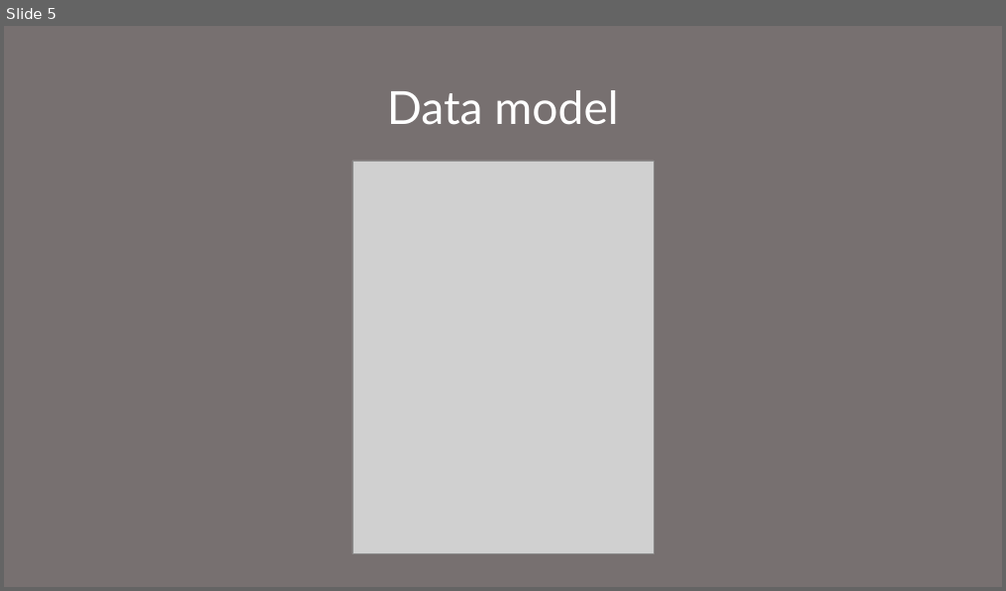
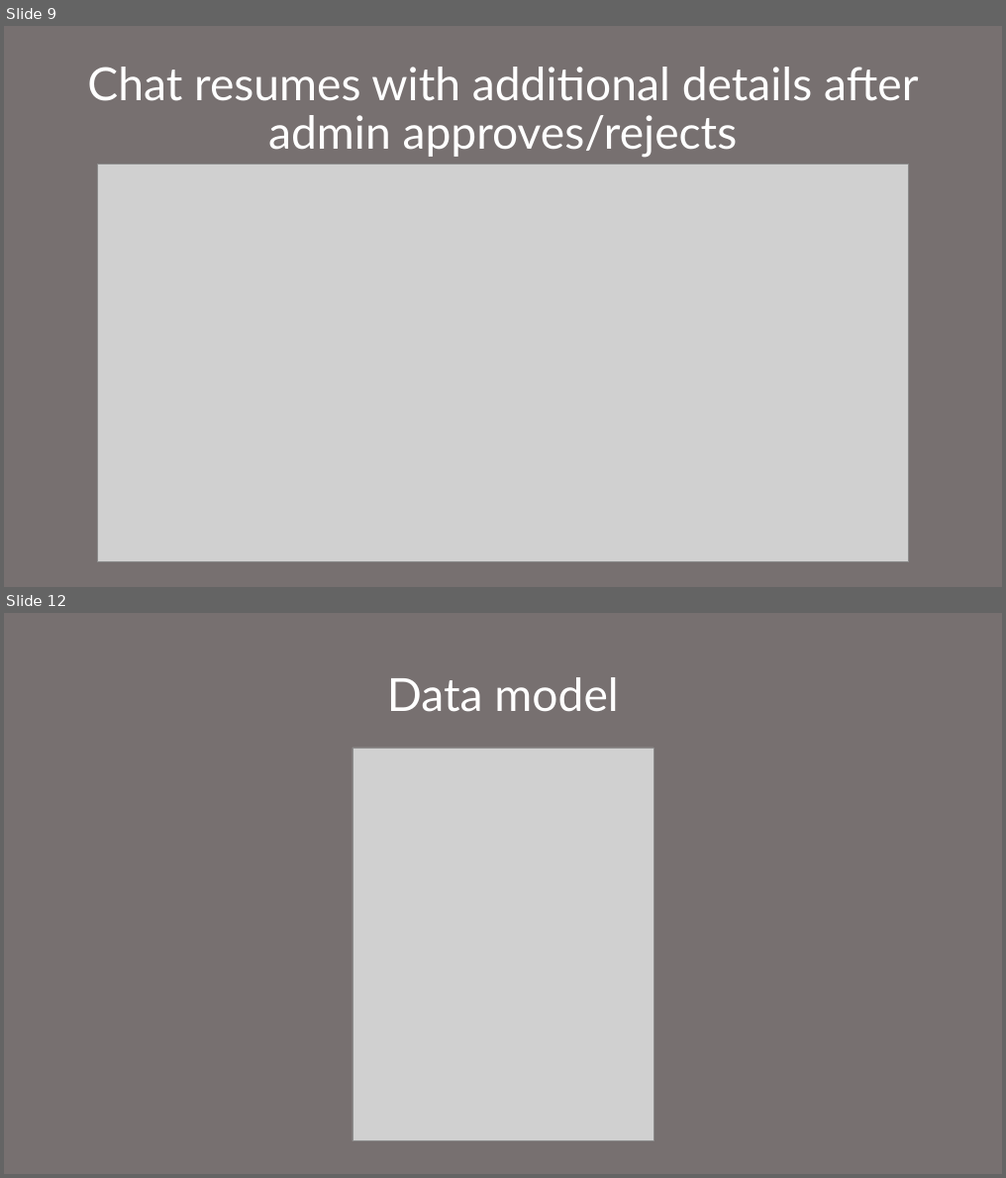
Before and after one commit to eduardkovalchuk/parking-reservation-bot, a slide deck: quick-presentation.pptx. Shown one above the other, each under a label of ours: slide 5 before the commit, slides 9 and 12 after it; the slides between them are not shown. The pictures are 1006x591 and 1006x1178 pixels, drawn with LibreOffice and Linux fonts; fonts in the diff are those of the drawing; grey boxes stand for pictures. Boxes give left, top, right and bottom in pixels: in the first picture for what was removed or moved away, otherwise in the second. Text is boxed around its words. In the diff, an @@ line names an element or a change of style, - is before the commit and + after.

Commit message:
Update admin UI, readme, presentation

```diff
--- a/quick-presentation.pptx
+++ b/quick-presentation.pptx
@@ slide 9 added at box(4, 26, 1002, 587), background #777070 @@
@@ title added at box(87, 67, 918, 158), 44 pt, text #FFFFFF @@
+Chat resumes with additional details after admin approves/rejects
@@ picture added at box(98, 165, 909, 563) @@
@@ what was slide 5 is now slide 12 @@
```
Also in this commit, not shown: 4 slides changed, 6 other slides added, 3 other files.
